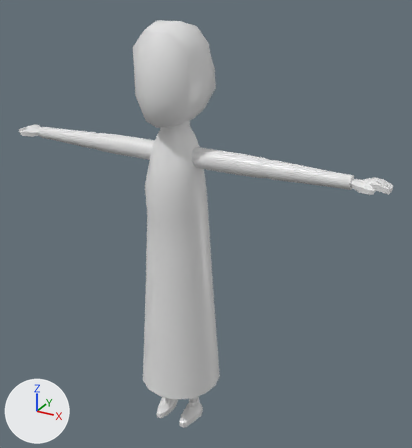
One commit to the FBX model Assets/3D Source Models/Characters/FBX/Veterinarian/Veterinarian.fbx: the scene before it, then after it.
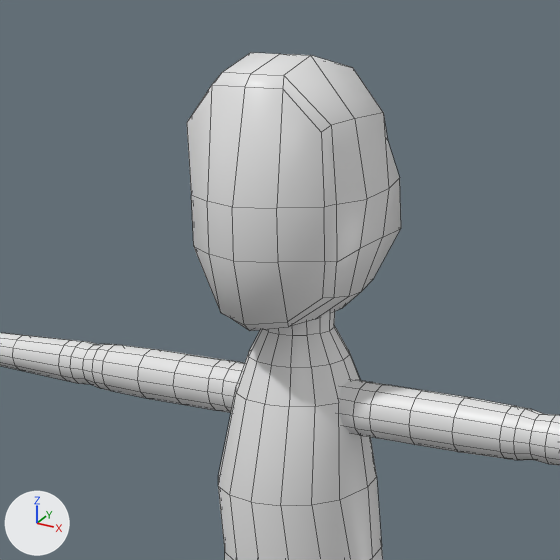
Each version appears first whole from a 50 mm lens placed at (1.888, 0.604, 1.885), pointed at (0.846, 2.5, 0.938), and next in a close-up on the part from 15% to 67% of the width and 0% to 48% of the height. Arrows for +X, +Y and +Z are at lower left; the lights stay in place. The close-ups show mesh edges as thin lines.

Objects in the first close-up: 'Vet.Mesh'.
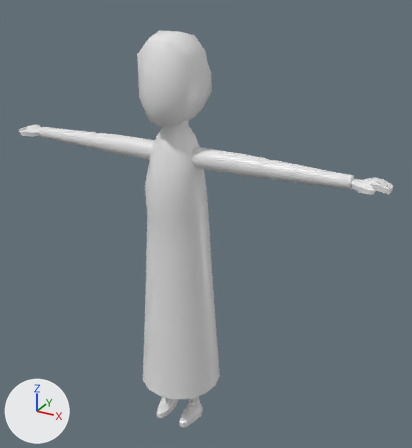
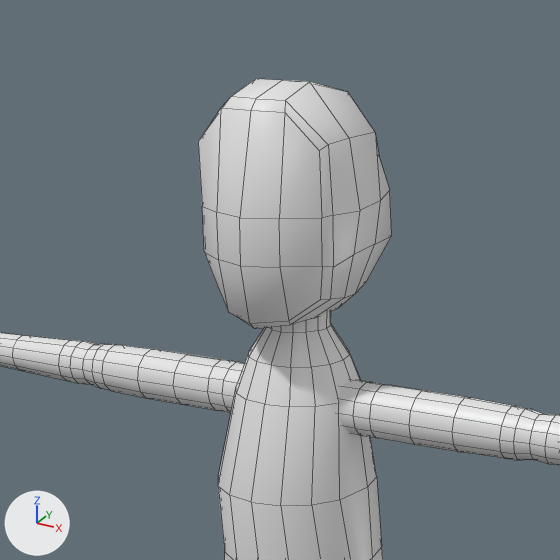
The newer file is also turned or shifted as a whole; pictures and numbers use the older file's frame.

Patch to the scene script:
```diff
--- a/Assets/3D Source Models/Characters/FBX/Veterinarian/Veterinarian.fbx.py
+++ b/Assets/3D Source Models/Characters/FBX/Veterinarian/Veterinarian.fbx.py
@@ me_cylinder_002 @@
 me_cylinder_002.from_pydata(...)  # 1163 vertices, 1106 faces; spans x -0.81..0.81, y -0.18..0.18, z 0.0..1.73
 # used by ob_vet_mesh; location = (0.761, 2.417, 0.0)
 # before: 25 (0.0, -0.05, 1.36) at pixel (279, 334), 400 (-0.02, -0.05, 1.42), 404 (0.0, -0.06, 1.42), 982 (0.02, -0.05, 1.42)
+# me_cylinder_002 part 1: the loose piece of 82 vertices spanning x -0.13..0.13, y -0.16..0.15, z 1.38..1.73 is scaled about its middle by 0.905, then moved by (0.0, 0.0, -0.02)
+# me_cylinder_002 part 2
+for i in [25, 400, 404, 982]: me_cylinder_002.vertices[i].co += Vector((0.0, 0.01, 0.0))
 me_cylinder_002.materials.append(mat_vet)
```

Boxes (x1, y1, x2, y2) around the edits, measured in the close-ups (560 x 560 px; the box of a moved part takes in the faces that stretch with it):
'Vet.Mesh', reshaped: before (0, 53, 560, 560); after (0, 79, 560, 560)
part 1 of me_cylinder_002, moved or reshaped: before (187, 53, 401, 331); after (198, 79, 392, 329)
part 2 of me_cylinder_002, moved or reshaped: before (257, 322, 307, 367); after (257, 321, 306, 367)
